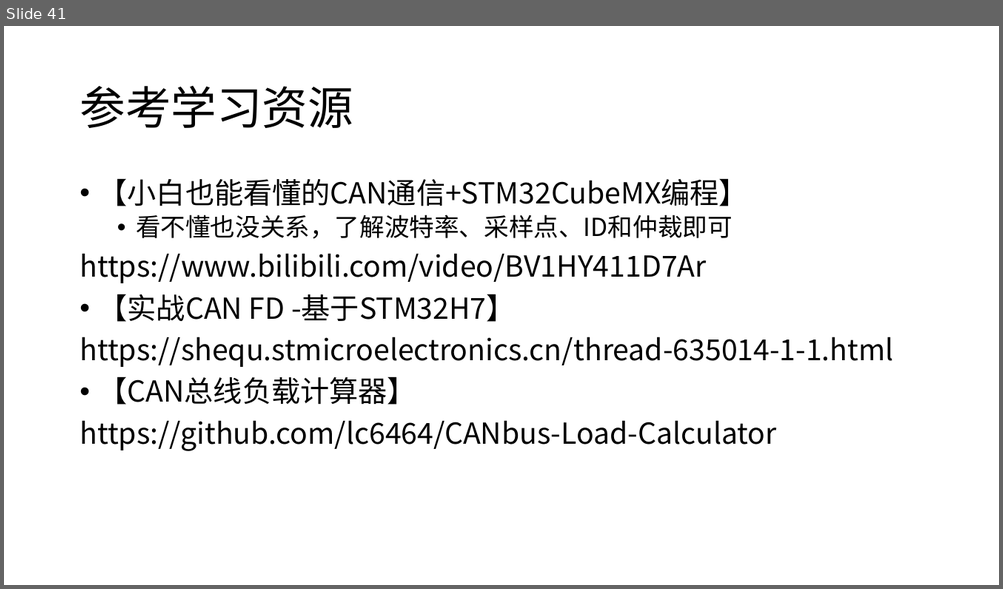
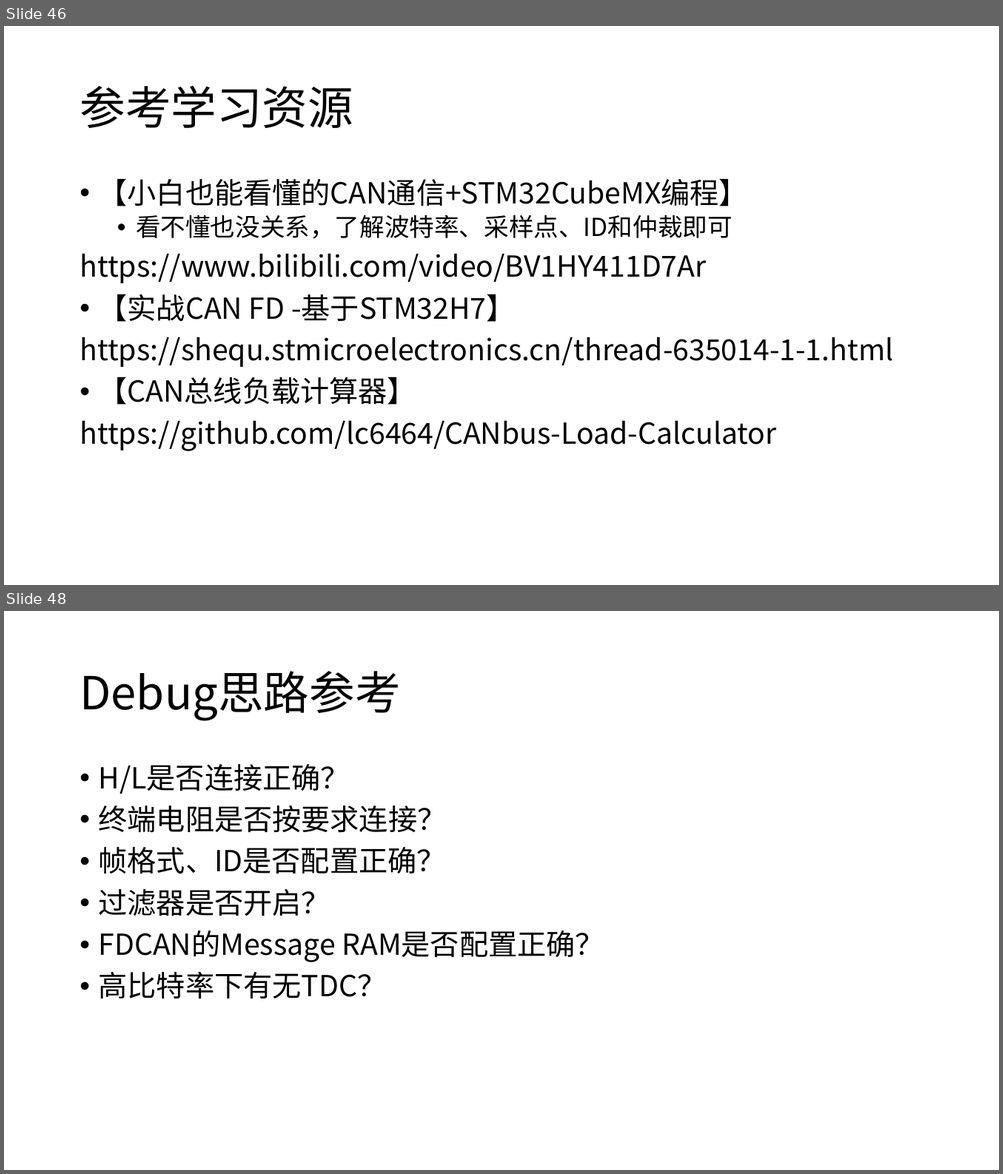
Before and after one commit to JLU-Robomaster-Embedded/embedded_tutorial, a slide deck: 2_STM32基本功能.pptx. Shown one above the other, each under a label of ours: slide 41 before the commit, slides 46 and 48 after it; the slides between them are not shown. The pictures are 1003x589 and 1003x1174 pixels, drawn with LibreOffice and Linux fonts; fonts in the diff are those of the drawing. Boxes give left, top, right and bottom in pixels: in the first picture for what was removed or moved away, otherwise in the second. Text is boxed around its words. In the diff, an @@ line names an element or a change of style, - is before the commit and + after.

```diff
--- a/2_STM32基本功能.pptx
+++ b/2_STM32基本功能.pptx
@@ slide 48 added at (4,611,999,1170), background #FFFFFF @@
@@ title added at (79,671,400,721), 44 pt, text #000000 @@
+Debug思路参考
@@ text added at (99,764,604,999), 28 pt, text #000000 @@
+• H/L是否连接正确？
+• 终端电阻是否按要求连接？
+• 帧格式、ID是否配置正确？
+• 过滤器是否开启？
+• FDCAN的Message RAM是否配置正确？
+• 高比特率下有无TDC？
@@ what was slide 41 is now slide 46 @@
```
Also in this commit, not shown: 7 slides changed, 7 other slides added.
